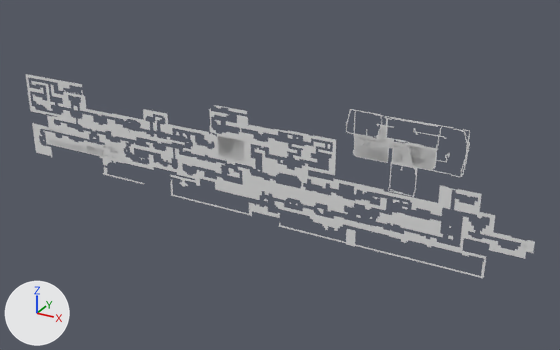
Before and after pictures for a commit that changed the OBJ model data/catacombs/layer_level_solid.obj.
Before and after are seen from a 50 mm lens placed at (18672.0, -17050.0, 10978.0), pointed at (9055.0, 436.0, 2235.0). The lights are fixed; the arrows at lower left show +X, +Y and +Z. Where no turn or scale is listed for an object, it has been applied to the vertices.

Names of what the first picture shows: 'layer_level_solid'.
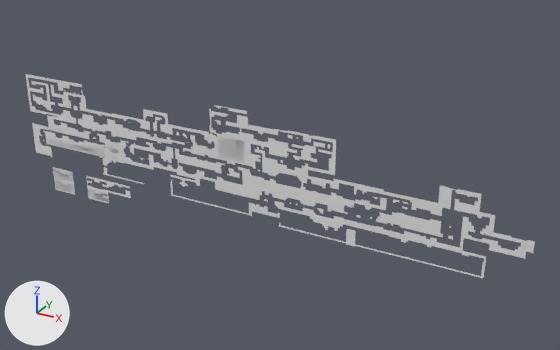
Commit message: update level from dstar

What differs and where, as boxes [x1, y1, x2, y2] in the pictures (560 x 350 px):
part 1 of me_layer_level_solid, added: after [86, 176, 131, 204]
part 2 of me_layer_level_solid, added: after [55, 181, 74, 192]
part 3 of me_layer_level_solid, added: after [88, 190, 108, 202]
part 4 of me_layer_level_solid, added: after [54, 170, 73, 181]
part 5 of me_layer_level_solid, deleted: before [126, 109, 470, 197]
part 6 of me_layer_level_solid, built on: before [75, 134, 417, 200]; after [53, 134, 417, 200]

Edits to the bpy script that builds the scene:
```text
Change me_layer_level_solid:
    used by ob_layer_level_solid; location = (0.0, 0.0, 0.0)
    remove me_layer_level_solid.from_pydata(...)  # 1905 vertices, 86 faces; spans x 72.0..16152.0, y 0.0, z 840.0..4680.0
    add me_layer_level_solid.from_pydata(...)  # 1606 vertices, 64 faces; spans x 72.0..16152.0, y 0.0, z 120.0..4128.0
    me_layer_level_solid part 1: a new loose piece of 38 vertices spanning x 2184.0..3960.0, y 0.0, z 120.0..936.0
    me_layer_level_solid part 2: a new loose piece of 20 vertices spanning x 768.0..1584.0, y 0.0, z 168.0..456.0
    me_layer_level_solid part 3: a new loose piece of 20 vertices spanning x 2208.0..3024.0, y 0.0, z 168.0..456.0
    me_layer_level_solid part 4: a new loose piece of 20 vertices spanning x 768.0..1584.0, y 0.0, z 576.0..864.0
    me_layer_level_solid part 5: 13 loose pieces with 406 vertices, spanning x 3936.0..14376.0, y 0.0, z 2112.0..4680.0, are deleted
    me_layer_level_solid part 6
    14 vertices are removed from x 2832.0..9096.0, y 0.0, z 1680.0..2280.0
    1 face is deleted
    4 vertices in x 6168.0..8640.0, y 0.0, z 1824.0..3120.0 move by (0.0, 0.0, 24.0)
    8 vertices move from x 4536.0..8784.0, y 0.0, z 1944.0..3144.0 to x 4560.0..8784.0, y 0.0, z 1944.0..3120.0
    18 vertices are added at x 744.0..9096.0, y 0.0, z 120.0..2904.0
    5 new vertices lie (72.0, 0.0, 0.0) away from vertices in x 2856.0..8616.0, y 0.0, z 1680.0..2832.0
    3 new faces join them
```
